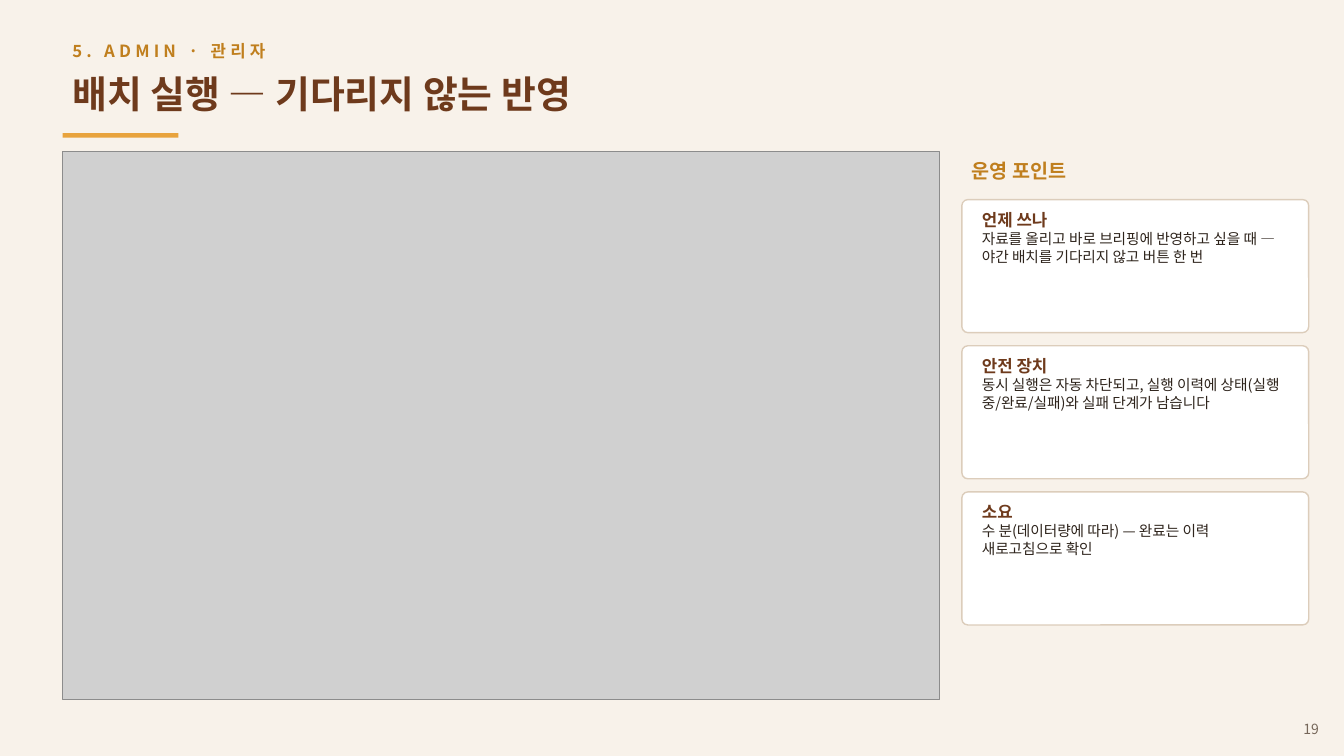
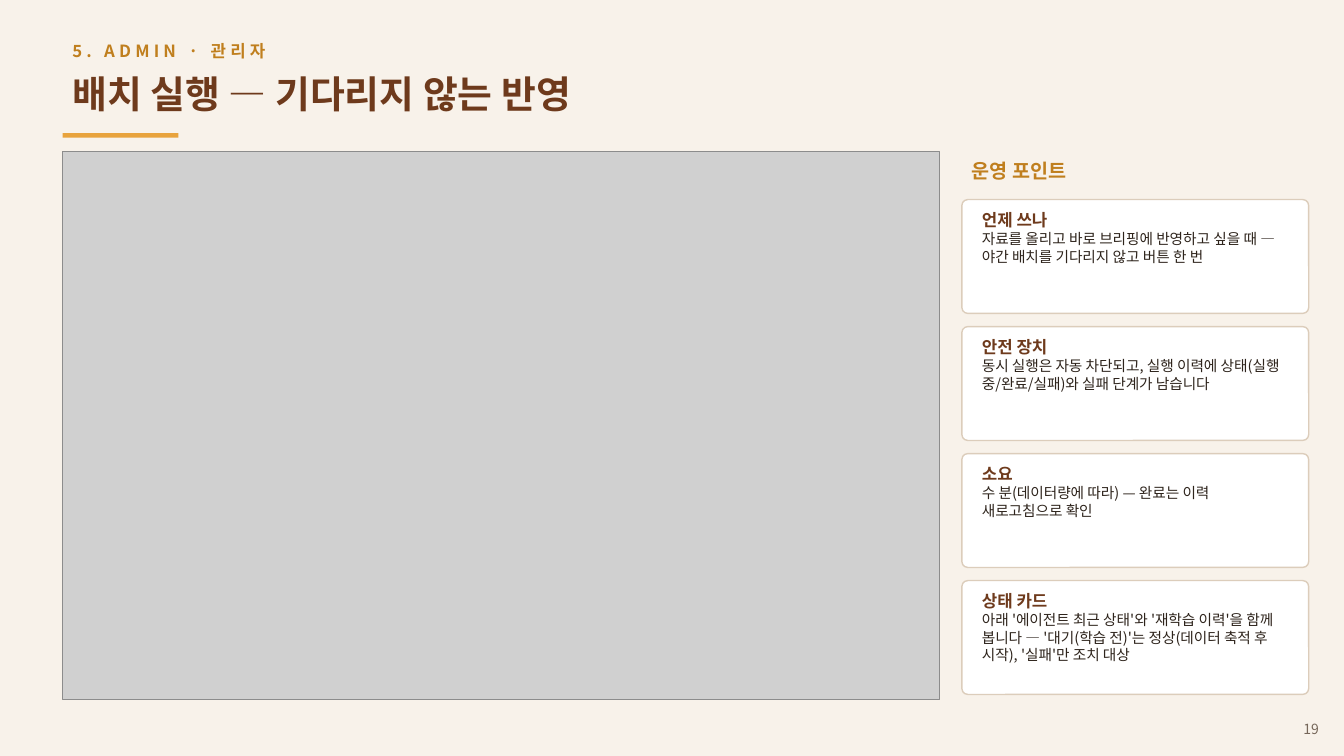
Before and after one commit to asclhg-web/thirdbrain-web, a slide deck: slide 19 of docs/presentations/AX_Operations_Manual_v2.pptx. Drawn at 1344x756 pixels with LibreOffice and Linux fonts; fonts in the diff are those of the drawing; grey boxes stand for pictures. Boxes give left, top, right and bottom in pixels: in the first picture for what was removed or moved away, otherwise in the second. Text is boxed around its words. In the diff, an @@ line names an element or a change of style, - is before the commit and + after.

```diff
--- a/docs/presentations/AX_Operations_Manual_v2.pptx
+++ b/docs/presentations/AX_Operations_Manual_v2.pptx
@@ rounded rectangle: place and size @@
-rounded rectangle at [962,200,1309,333]
+rounded rectangle at [962,200,1309,314]
@@ rounded rectangle: place and size @@
-rounded rectangle at [962,346,1309,479]
+rounded rectangle at [962,327,1309,441]
@@ text "안전 장치 동시 실행은 자동 ...": place and size @@
-text "안전 장치 동시 실행은 자동 ..." at [982,358,1280,411]
+text "안전 장치 동시 실행은 자동 ..." at [982,339,1280,392]
@@ proportions changed in 3 elements at [962,200,1309,314], [962,327,1309,441], [962,454,1309,568] @@
@@ rounded rectangle: place and size @@
-rounded rectangle at [962,492,1309,625]
+rounded rectangle at [962,454,1309,568]
@@ text "소요 수 분(데이터량에 따라) — ...": place and size @@
-text "소요 수 분(데이터량에 따라) — ..." at [982,504,1210,555]
+text "소요 수 분(데이터량에 따라) — ..." at [982,466,1210,517]
@@ rounded rectangle added at [962,581,1309,695], fill #FFFFFF, outline #DCCDBB 1 pt @@
@@ text added at [982,593,1273,663], 10.5 pt, text #2E241C @@
+상태 카드
+아래 '에이전트 최근 상태'와 '재학습 이력'을 함께 봅니다 — '대기(학습 전)'는 정상(데이터 축적 후 시작), '실패'만 조치 대상
```
Also in this commit, not shown: 9 other slides changed, 3 slides added, 1 other file.
